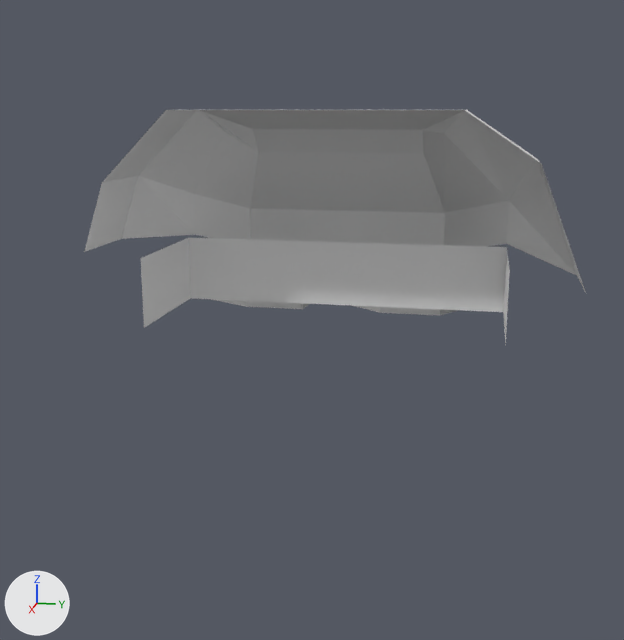
One commit to the Blender file _temporary/armshock/icushock.blend: the scene before it, then after it.
The view is the same before and after, from a 50 mm camera at (8.68, 1.61, 4.16) aimed at (0.09, -0.11, 2.01). Lighting does not change. The marker at lower left points along +X, +Y and +Z. The older version comes first. Materials are left out; every surface is plain grey.

The older version as bpy lines, for what is in view:
```python
ob_barrel = bpy.data.objects.new('barrel', me_barrel)
ob_barrel.location = (0.0, 0.0, 0.0)
ob_barrel.rotation_euler = (1.571, 0.0, 0.0)  # degrees (90, 0, 0)
ob_barrel.scale = (0.1, 0.1, 0.1)
ob_body = bpy.data.objects.new('Body', me_body)
ob_body.location = (0.0, 0.0, 0.0)
ob_body.rotation_euler = (1.571, 0.0, 0.0)  # degrees (90, 0, 0)
ob_body.scale = (0.1, 0.1, 0.1)
ob_foot4 = bpy.data.objects.new('Foot4', me_foot4)
ob_foot4.location = (0.0, 0.0, 0.0)
ob_foot4.rotation_euler = (1.571, 0.0, 0.0)  # degrees (90, 0, 0)
ob_foot4.scale = (0.1, 0.1, 0.1)
ob_head = bpy.data.objects.new('head', me_head)
ob_head.location = (0.0, 0.0, 0.0)
ob_head.rotation_euler = (1.571, 0.0, 0.0)  # degrees (90, 0, 0)
ob_head.scale = (0.1, 0.1, 0.1)
ob_leg1 = bpy.data.objects.new('Leg1', me_leg1)
ob_leg1.location = (0.0, 0.0, 0.0)
ob_leg1.rotation_euler = (1.571, 0.0, 0.0)  # degrees (90, 0, 0)
ob_leg1.scale = (0.1, 0.1, 0.1)
ob_leg3 = bpy.data.objects.new('Leg3', me_leg3)
ob_leg3.location = (0.0, 0.0, 0.0)
ob_leg3.rotation_euler = (1.571, 0.0, 0.0)  # degrees (90, 0, 0)
ob_leg3.scale = (0.1, 0.1, 0.1)
ob_leg4 = bpy.data.objects.new('Leg4', me_leg4)
ob_leg4.location = (0.0, 0.0, 0.0)
ob_leg4.rotation_euler = (1.571, 0.0, 0.0)  # degrees (90, 0, 0)
ob_leg4.scale = (0.1, 0.1, 0.1)
ob_turret = bpy.data.objects.new('Turret', me_turret)
ob_turret.location = (0.0, 0.0, 0.0)
ob_turret.rotation_euler = (1.571, 0.0, 0.0)  # degrees (90, 0, 0)
ob_turret.scale = (0.1, 0.1, 0.1)
# me_barrel
# before: 8 (2.4, 43.8, 2.0), 9 (2.4, 43.8, -17.0), 10 (0.0, 46.1, -17.0), 11 (0.0, 46.1, 2.0), 12 (-2.4, 43.8, -17.0)
# before: 13 (-2.4, 43.8, 2.0)
```
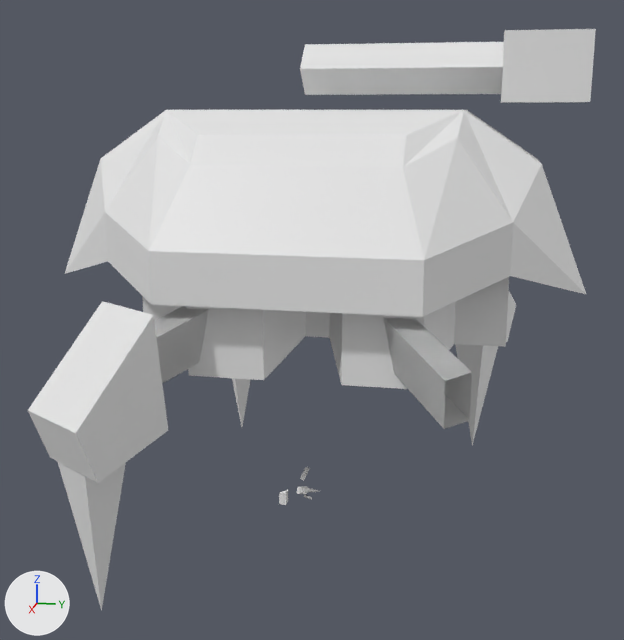
Where the newer file only moved an object's origin or applied its transform, the numbers keep the older frame.

Boxes (x1, y1, x2, y2) around the edits, measured in the pictures (624 x 640 px; the box of a moved part takes in the faces that stretch with it):
'Body', reshaped (18% taller)
    before: (84, 110, 586, 346)
    after: (65, 110, 586, 389)
'Foot3', shown
    after: (28, 301, 168, 611)
'barrel', shown
    after: (300, 29, 596, 103)
'Leg4', shown
    after: (384, 318, 472, 429)
'Leg3', shown
    after: (154, 306, 209, 384)
'Foot2', shown
    after: (455, 292, 516, 445)
'Foot1', shown
    after: (232, 378, 251, 427)
'Turret', shown
    after: (279, 490, 288, 505)
'Foot4', shown
    after: (297, 486, 318, 495)
'head', shown
    after: (300, 467, 310, 481)
'Leg1', shown
    after: (304, 495, 312, 500)
part 1 of me_body, moved or reshaped
    before: (211, 299, 309, 309)
    after: (330, 302, 456, 389)
part 2 of me_body, added
    after: (186, 306, 305, 380)
part 3 of me_body, built on
    before: (84, 110, 258, 252)
    after: (65, 110, 586, 317)
part 4 of me_body, moved or reshaped (not visible afterwards)
    before: (423, 111, 535, 213)
part 5 of me_foot4, added
    after: (297, 486, 308, 495)
part 6 of me_barrel, added
    after: (500, 29, 596, 103)
part 7 of me_barrel, moved or reshaped (not visible before)
    after: (300, 42, 504, 95)

The change, as a list of edits to the scene's bpy script:
```text
Change me_body:
    used by ob_body; location = (0.0, 0.0, 0.0); rotation_euler = (1.571, 0.0, 0.0), in degrees (90, 0, 0); scale = (0.1, 0.1, 0.1)
    remove me_body.from_pydata(...)  # 50 vertices, 32 faces; spans x -16.6..7.1, y 17.6..41.4, z -25.6..24.2
    add me_body.from_pydata(...)  # 80 vertices, 53 faces; spans x -16.6..16.6, y 17.6..41.4, z -25.6..26.6
    me_body part 1: the loose piece of 8 vertices spanning x -14.3..-7.1, y 17.6..27.1, z 2.9..14.7 is mirrored in x about its middle, then moved by (21.4, 0.0, -16.6)
    me_body part 2: the loose piece of 8 vertices spanning x -14.3..-7.1, y 17.6..27.1, z 2.9..14.7 is copied, and the copy is mirrored in x about its middle, then moved by (21.4, 0.0, -2.4); it spans x 7.1..14.3, y 17.6..27.1, z 0.5..12.4
    me_body part 3: 5 vertices moved from x -9.5..-4.8, y 27.1..39.0, z 12.4..24.2 to x -9.5..-4.8, y 24.7..39.0, z 14.4..26.6; 2 vertices removed from x 4.8, y 27.1..34.2, z 21.9..24.2; 16 vertices added at x 4.8..16.6, y 24.7..39.2, z -18.5..26.6
    me_body part 4: 1 vertex removed from x -7.1, y 39.0, z -11.4; 1 vertex added at x -8.2, y 39.0, z -13.4
    other edits to the shape of me_body do not show in these pictures
Change me_foot4:
    used by ob_foot4; location = (0.0, 0.0, 0.0); rotation_euler = (1.571, 0.0, 0.0), in degrees (90, 0, 0); scale = (0.1, 0.1, 0.1)
    verts and faces of me_foot4; kept vertices keep their numbers, new ones are numbered from 13
    remove me_foot4.from_pydata(...)  # 13 vertices, 16 faces; spans x 17.1..28.6, y -2.0..25.2, z -20.5..-9.5
    add me_foot4.from_pydata(...)  # 13 vertices, 10 faces; spans x 1.7..2.9, y 0.9..2.1, z -0.2..2.5
    me_foot4 part 5
    add verts[13] = (2.7, 1.3, 1.2)
    add verts[14] = (2.1, 0.9, 1.5)
    add verts[15] = (1.7, 1.6, 1.5)
    add verts[16] = (2.3, 2.0, 1.2)
    add verts[17] = (2.9, 1.4, 1.7)
    add verts[18] = (2.4, 2.1, 1.7)
    add verts[19] = (1.8, 1.6, 2.5)
    add verts[20] = (2.2, 1.0, 2.5)
    add faces += [(13, 17, 20, 14), (13, 16, 18, 17), (14, 20, 19, 15), (13, 14, 15, 16), (15, 19, 18, 16), (17, 18, 19, 20)]
    other edits to the shape of me_foot4 do not show in these pictures
Change me_barrel:
    used by ob_barrel; location = (0.0, 0.0, 0.0); rotation_euler = (1.571, 0.0, 0.0), in degrees (90, 0, 0); scale = (0.1, 0.1, 0.1)
    verts and faces of me_barrel; kept vertices keep their numbers, new ones are numbered from 14
    remove me_barrel.from_pydata(...)  # 14 vertices, 14 faces; spans x -2.4..2.4, y 41.4..46.1, z -24.1..2.0
    add me_barrel.from_pydata(...)  # 16 vertices, 10 faces; spans x -3.1..3.1, y 40.6..46.9, z -24.9..2.0
    me_barrel part 6: a new loose piece, a box spanning x -3.1..3.1, y 40.6..46.9, z -24.9..-17.0
    me_barrel part 7
    add delete_faces([(8, 9, 10), (8, 10, 11), (11, 12, 13), (10, 12, 11)])
    add verts[14] = (0.0, 41.4, -17.0)  # pixel (501, 94)
    add verts[15] = (0.0, 41.4, 2.0)  # pixel (305, 94)
    add faces += [(12, 14, 15, 13), (8, 9, 10, 11), (10, 12, 13, 11), (8, 15, 14, 9)]
    other edits to the shape of me_barrel do not show in these pictures
Change me_turret:
    used by ob_turret; location = (0.0, 0.0, 0.0); rotation_euler = (1.571, 0.0, 0.0), in degrees (90, 0, 0); scale = (0.1, 0.1, 0.1)
    remove me_turret.from_pydata(...)  # 8 vertices, 10 faces; spans x -4.75..4.75, y 41.38..48.5, z -1.4..10.48
    add me_turret.from_pydata(...)  # 8 vertices, 6 faces; spans x -0.56..0.56, y -1.3..0.1, z 4.11..4.96
    me_turret part 8: 8 vertices added at x -0.56..0.56, y -1.3..0.1, z 4.11..4.96
    other edits to the shape of me_turret do not show in these pictures
Change ob_leg3:
    remove ob_leg3.hide_set(True)  # its collection is switched off
Change ob_leg1:
    remove ob_leg1.hide_set(True)  # its collection is switched off
Change ob_foot3:
    remove ob_foot3.hide_set(True)  # its collection is switched off
Change ob_foot2:
    remove ob_foot2.hide_set(True)  # its collection is switched off
Change ob_foot1:
    remove ob_foot1.hide_set(True)  # its collection is switched off
Change ob_head:
    remove ob_head.hide_set(True)  # its collection is switched off
Change ob_leg4:
    remove ob_leg4.hide_set(True)  # its collection is switched off
Change ob_foot4:
    remove ob_foot4.hide_set(True)  # its collection is switched off
Change ob_barrel:
    ob_barrel.location: (0.0, 0.0, 0.0) -> (0.0, 0.0, 0.14)
    remove ob_barrel.hide_set(True)  # its collection is switched off
Change ob_turret:
    remove ob_turret.hide_set(True)  # its collection is switched off
```
